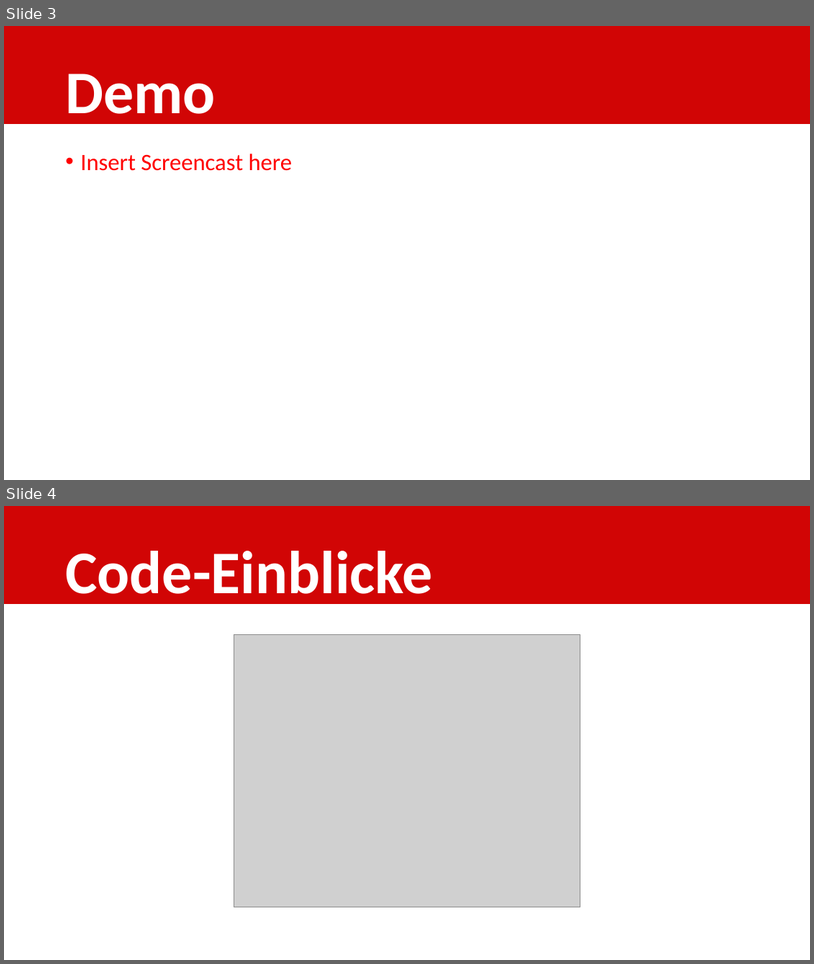
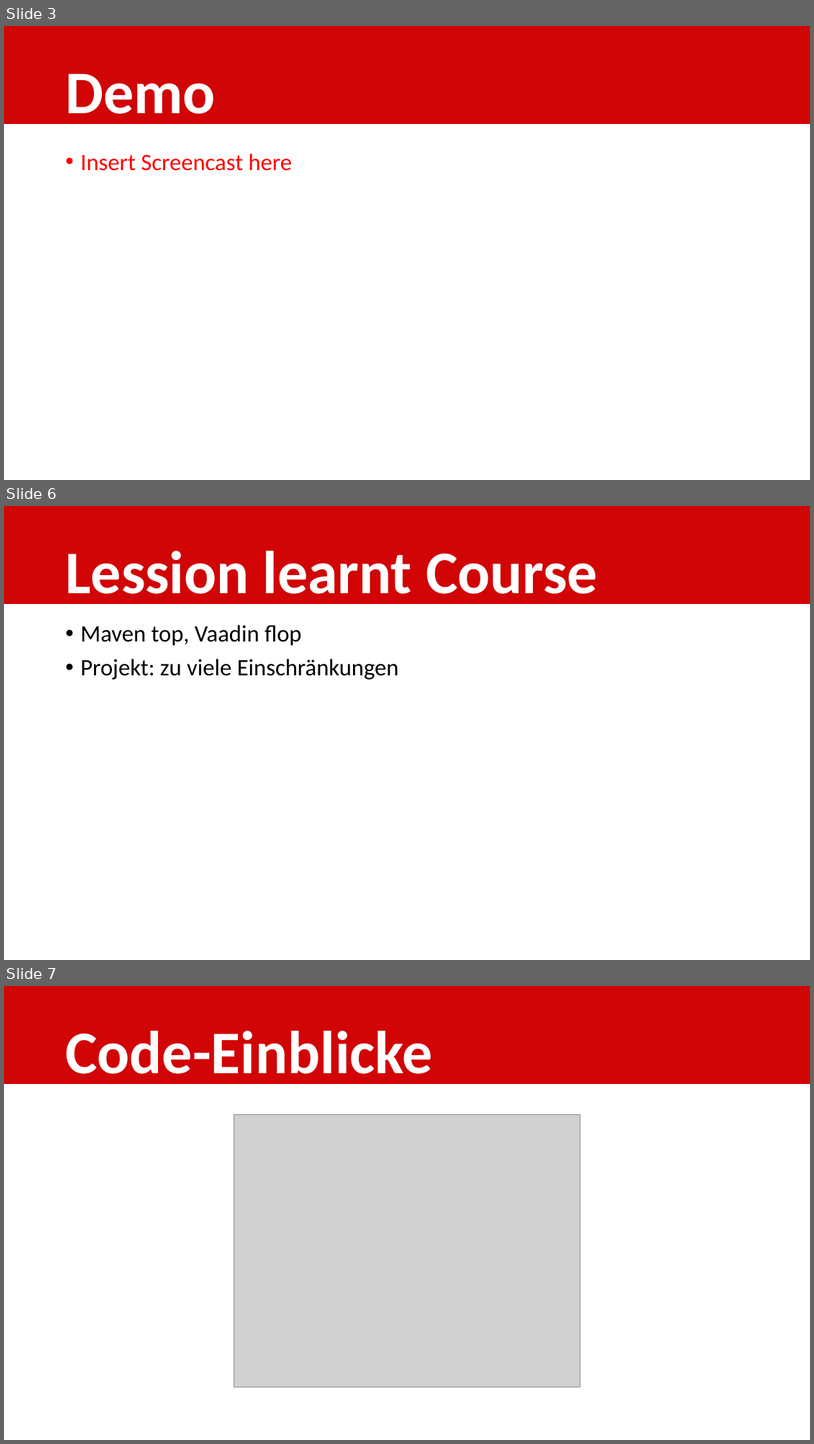
Before and after one commit to shylux/ch.bfh.bti7081.s2015.rot, a slide deck: doc/task14/Schlusspräsentation.pptx. Shown one above the other, each under a label of ours: slides 3 and 4 before the commit, slides 3, 6 and 7 after it; the slides between them are not shown. The pictures are 814x964 and 814x1444 pixels, drawn with LibreOffice and Linux fonts; fonts in the diff are those of the drawing; grey boxes stand for pictures. Boxes give left, top, right and bottom in pixels: in the first picture for what was removed or moved away, otherwise in the second. Text is boxed around its words. In the diff, an @@ line names an element or a change of style, - is before the commit and + after.

```diff
--- a/doc/task14/Schlusspräsentation.pptx
+++ b/doc/task14/Schlusspräsentation.pptx
@@ slide 6 added at box(4, 506, 810, 960), background #FFFFFF @@
@@ rectangle added at box(4, 506, 810, 604), fill #D10505 @@
@@ title added at box(65, 551, 598, 608), 72 pt, text #FFFFFF, bold @@
+Lession learnt Course
@@ text added at box(80, 625, 399, 680), 28 pt, text #000000 @@
+• Maven top, Vaadin flop
+• Projekt: zu viele Einschränkungen
@@ what was slide 4 is now slide 7 @@
```
Also in this commit, not shown: 1 slide changed, 2 other slides added, 1 other file.
